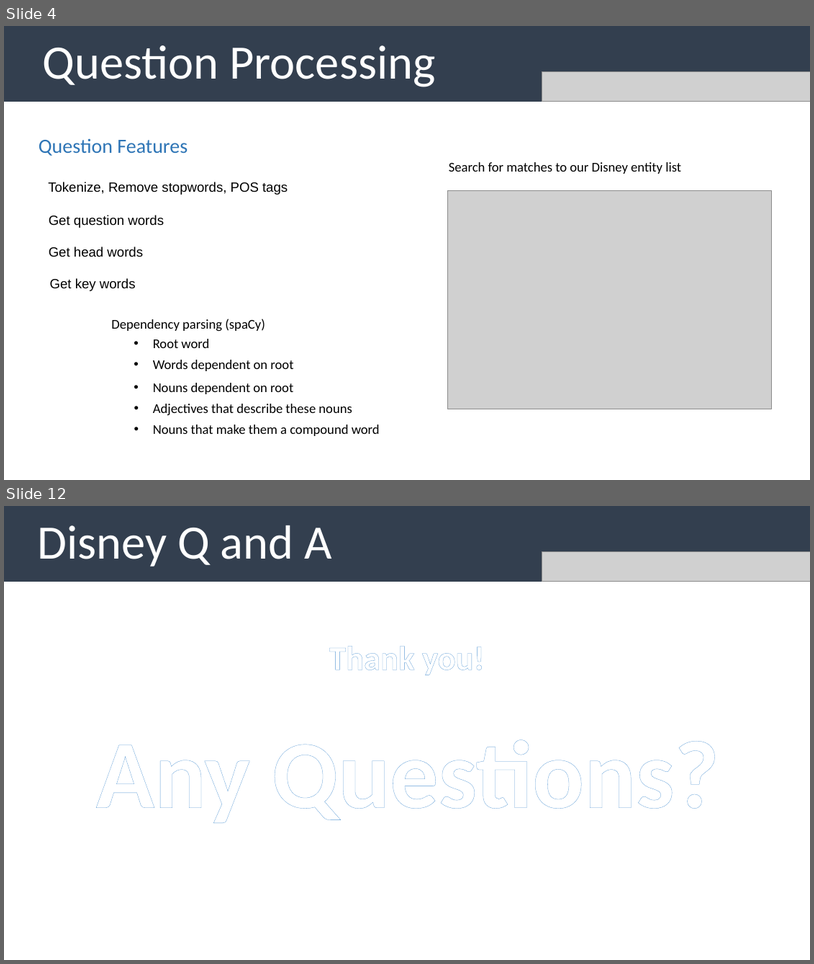
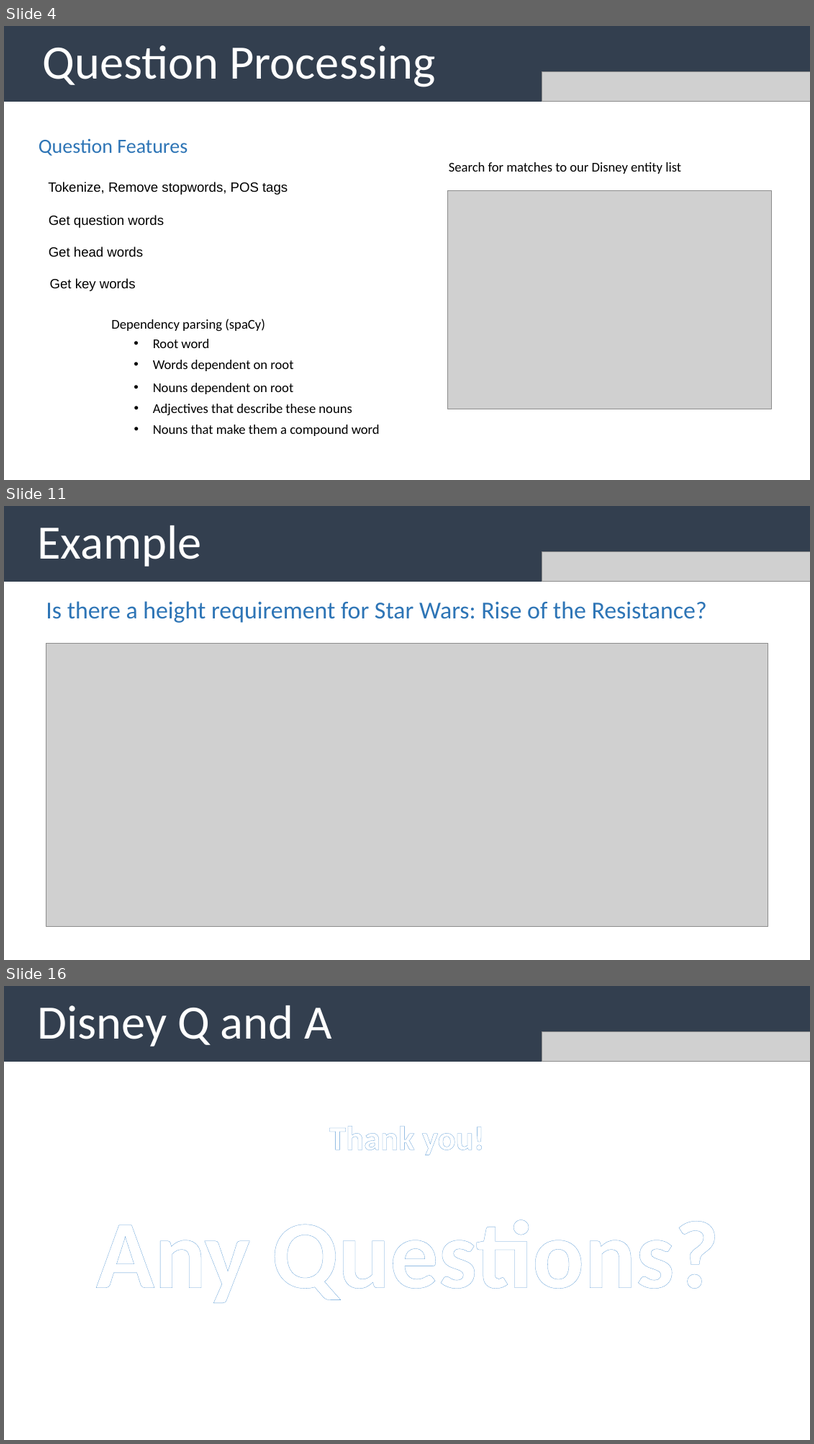
Before and after one commit to uabinf/nlp-group-project-fall-2020-disneyqanda, a slide deck: disneyqanda.pptx. Shown one above the other, each under a label of ours: slides 4 and 12 before the commit, slides 4, 11 and 16 after it; the slides between them are not shown. The pictures are 814x964 and 814x1444 pixels, drawn with LibreOffice and Linux fonts; fonts in the diff are those of the drawing; grey boxes stand for pictures. Boxes give left, top, right and bottom in pixels: in the first picture for what was removed or moved away, otherwise in the second. Text is boxed around its words. In the diff, an @@ line names an element or a change of style, - is before the commit and + after.

```diff
--- a/disneyqanda.pptx
+++ b/disneyqanda.pptx
@@ slide 11 added at (4,506,810,960), background #FFFFFF @@
@@ rectangle added at (4,506,810,582), fill #333F50, 57 pt, text #FFFFFF @@
+Example
@@ picture added at (543,552,810,582) @@
@@ text added at (46,601,707,623), 29 pt, text #2E75B6 @@
+Is there a height requirement for Star Wars: Rise of the Resistance?
@@ picture added at (46,644,769,926) @@
@@ what was slide 12 is now slide 16 @@
```
Also in this commit, not shown: 3 slides changed, 7 other slides added, 4 slides removed.
